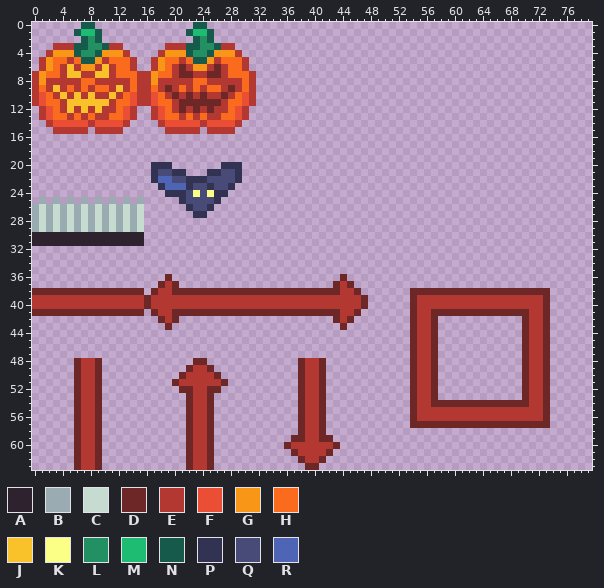
Two states of a sprite sheet, assets/sprites/objects.png. Above: the version before the commit.
The file is 80x64 pixels.
Palette (. is transparent): A #2e222f  B #9babb2  C #c7dcd0  D #6e2727  E #b33831  F #ea4f36  G #f79617  H #fb6b1d  J #f9c22b  K #fbff86  L #239063  M #1ebc73  N #165a4c  P #323353  Q #484a77  R #4d65b4
After:
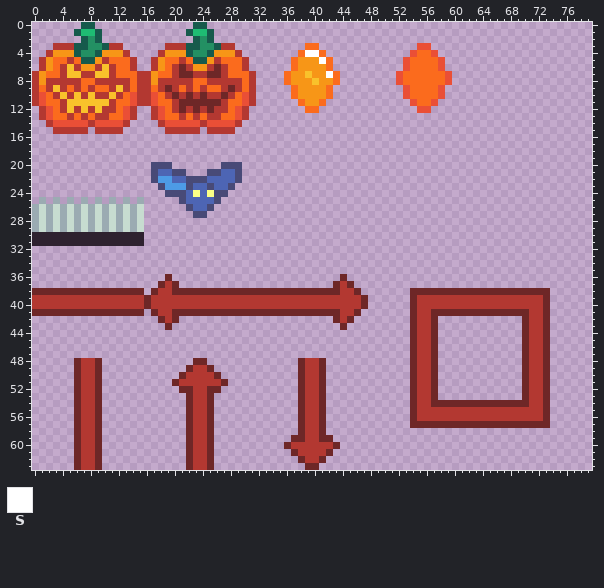
Colours new in this view: S #ffffff
What changed:
colour P: #323353 -> #484a77
colour Q: #484a77 -> #4d65b4
colour R: #4d65b4 -> #4d9be6
Changed rows in their new state; - is a pixel that keeps its letter.
first column x 36:
 3 ---HH--------------FF---
 4 --HSSH------------FHHF--
 5 -HGGGSH----------FHHHHF-
 6 -HGGGGH----------FHHHHF-
 7 HGGJGGSH--------FHHHHHHF
 8 HGGGJGGH--------FHHHHHHF
 9 -HGGGGH----------FHHHHF-
10 -HGGGGH----------FHHHHF-
11 --HGGH------------FHHF--
12 ---HH--------------FF---
Where, in picture pixels (left, top, right, bottom), the same in both pictures:
added: (284, 43, 340, 113)
added: (396, 43, 452, 113)
changed: (151, 162, 242, 218)
